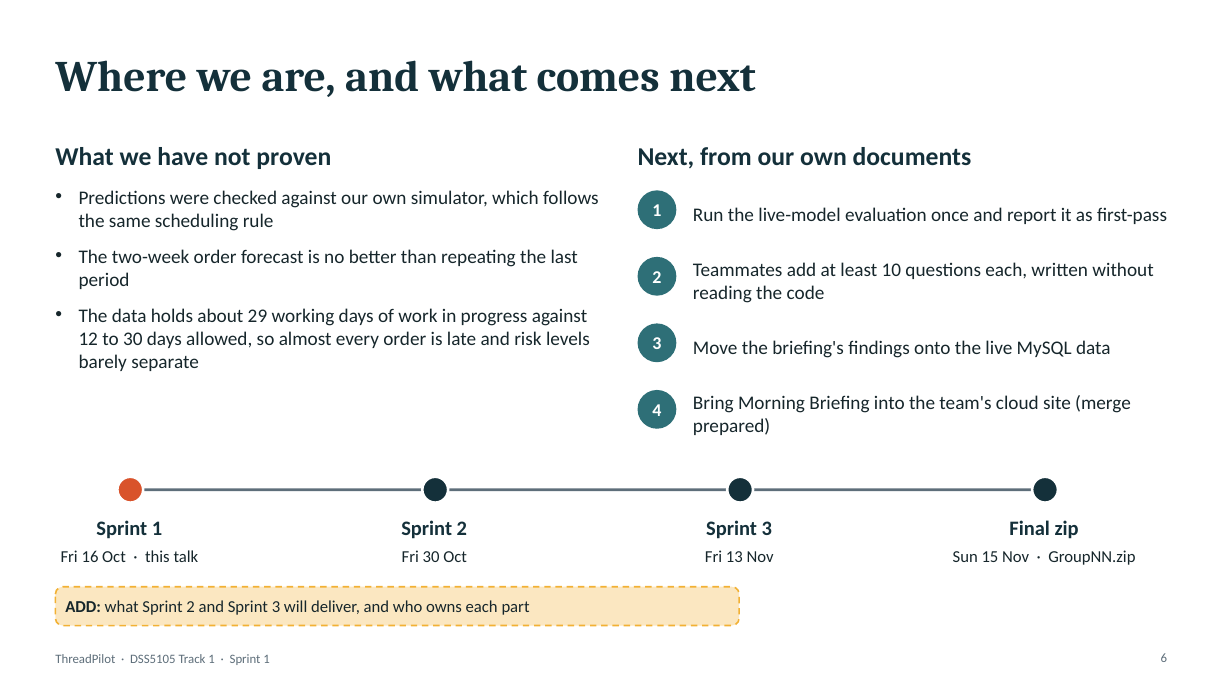
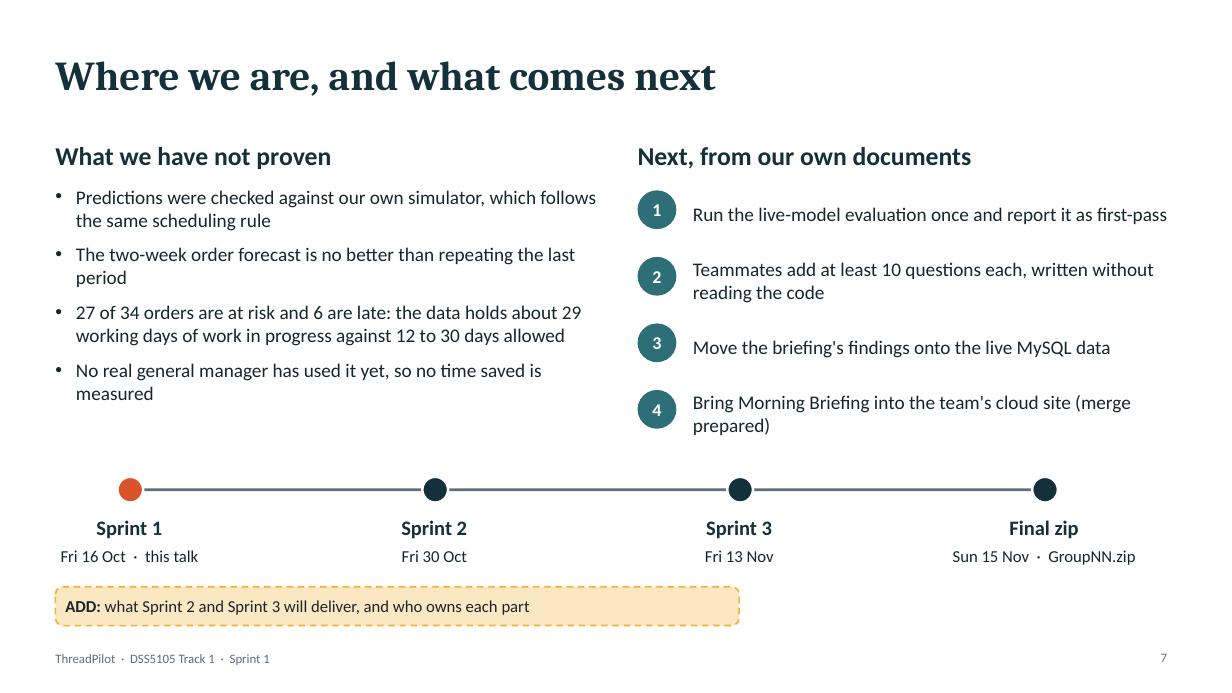
Before and after one commit to footoonming/DSS5105_fork, a slide deck: slide 7 of threadpilot/docs/presentation/ThreadPilot_Sprint1_5min.pptx (slide 6 before the commit). Drawn at 1232x693 pixels with LibreOffice and Linux fonts; fonts in the diff are those of the drawing. Boxes give left, top, right and bottom in pixels: in the first picture for what was removed or moved away, otherwise in the second. Text is boxed around its words. In the diff, an @@ line names an element or a change of style, - is before the commit and + after.

```diff
--- a/threadpilot/docs/presentation/ThreadPilot_Sprint1_5min.pptx
+++ b/threadpilot/docs/presentation/ThreadPilot_Sprint1_5min.pptx
@@ title "Where we are, and what ..." at <box>55,61,716,96</box>: size 34 to 32 pt @@
@@ text at <box>76,190,596,287</box>: indent changed; less space between paragraphs @@
@@ text at <box>76,305,581,400</box>: text changed @@
-• The data holds about 29 working days of work in progress against 12 to 30 days allowed, so almost every order is late and risk levels barely separate
+• 27 of 34 orders are at risk and 6 are late: the data holds about 29 working days of work in progress against 12 to 30 days allowed
+• No real general manager has used it yet, so no time saved is measured
@@ page number at <box>1161,654,1167,662</box>: text changed @@
-6
+7
```
Also in this commit, not shown: 3 other slides changed, 4 slides added, 2 slides removed, 18 other files.
